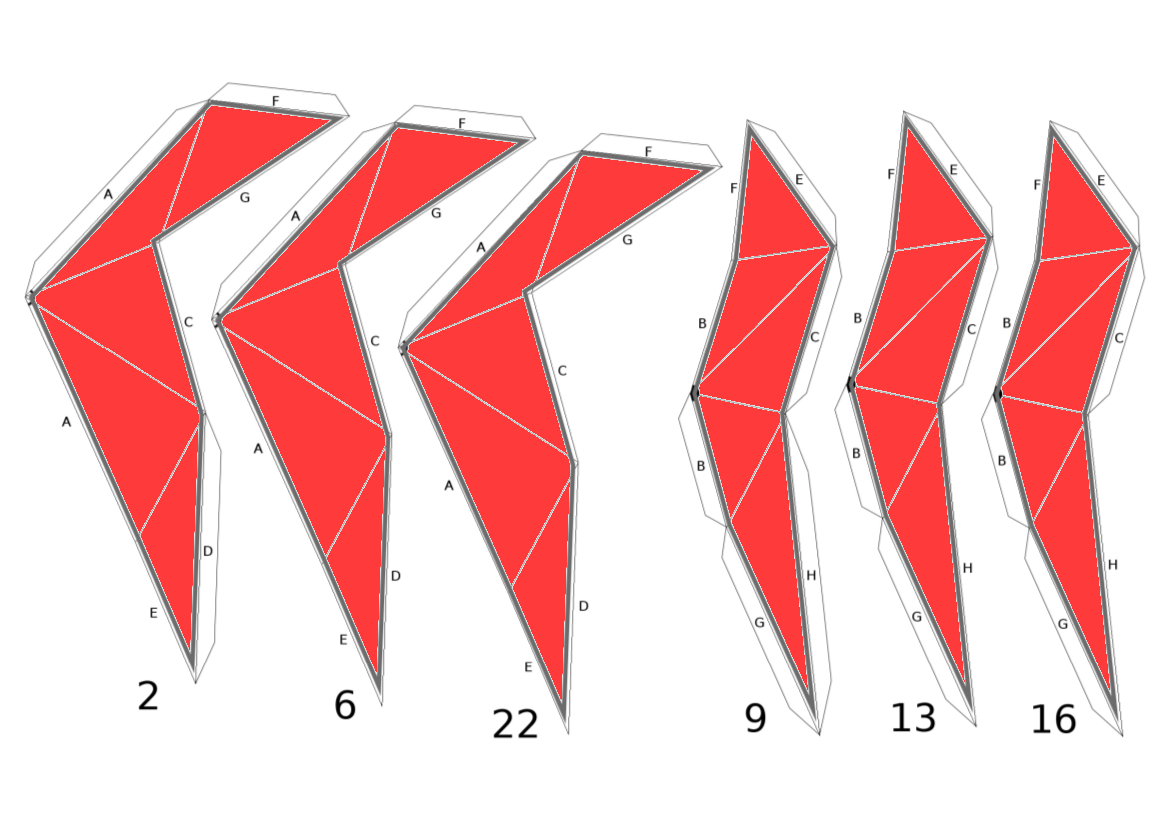
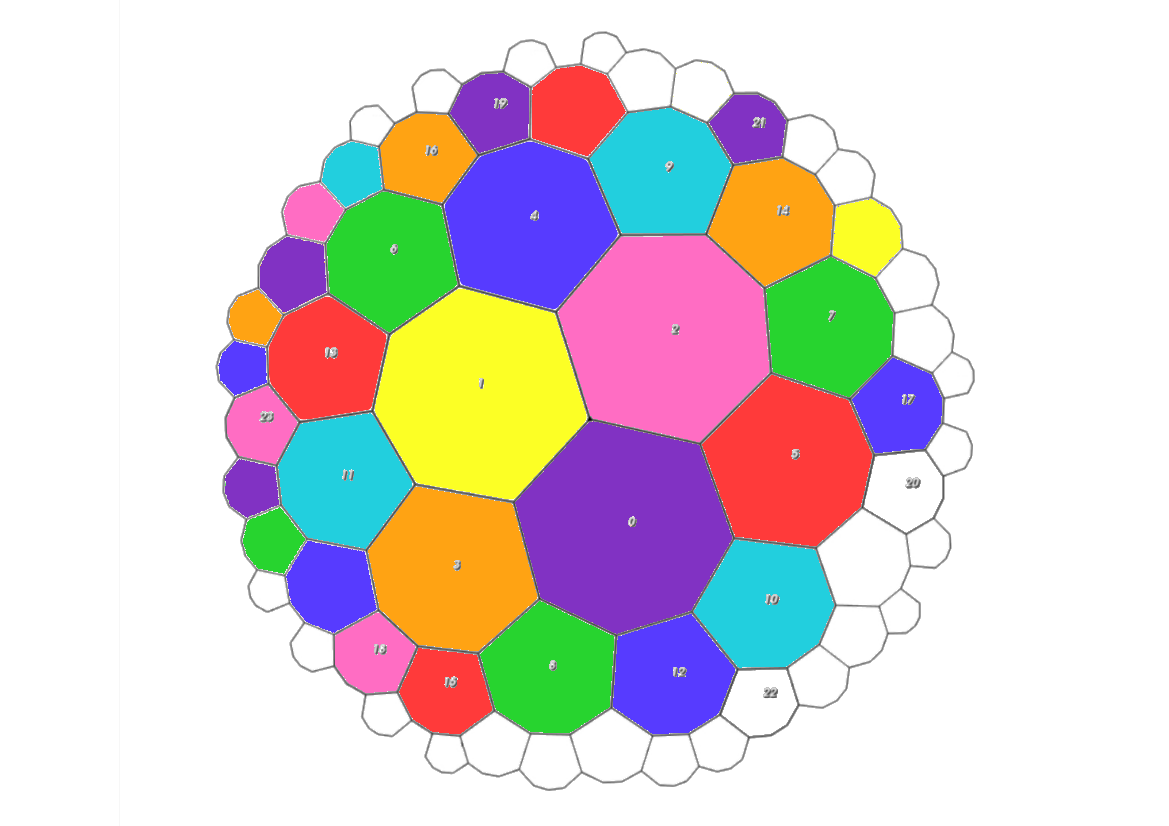
Comparing the layer stacks of the two 1169×826 images. Changes:
hid "2" over (24, 0, 1146, 826)
hid "3" over (24, 0, 1146, 826)
hid "4" over (24, 0, 1146, 826)
hid "5" over (24, 0, 1146, 826)
added layer "KleinQuartic-papercraft-instructions_all.pdf" over (24, 0, 1146, 826)
